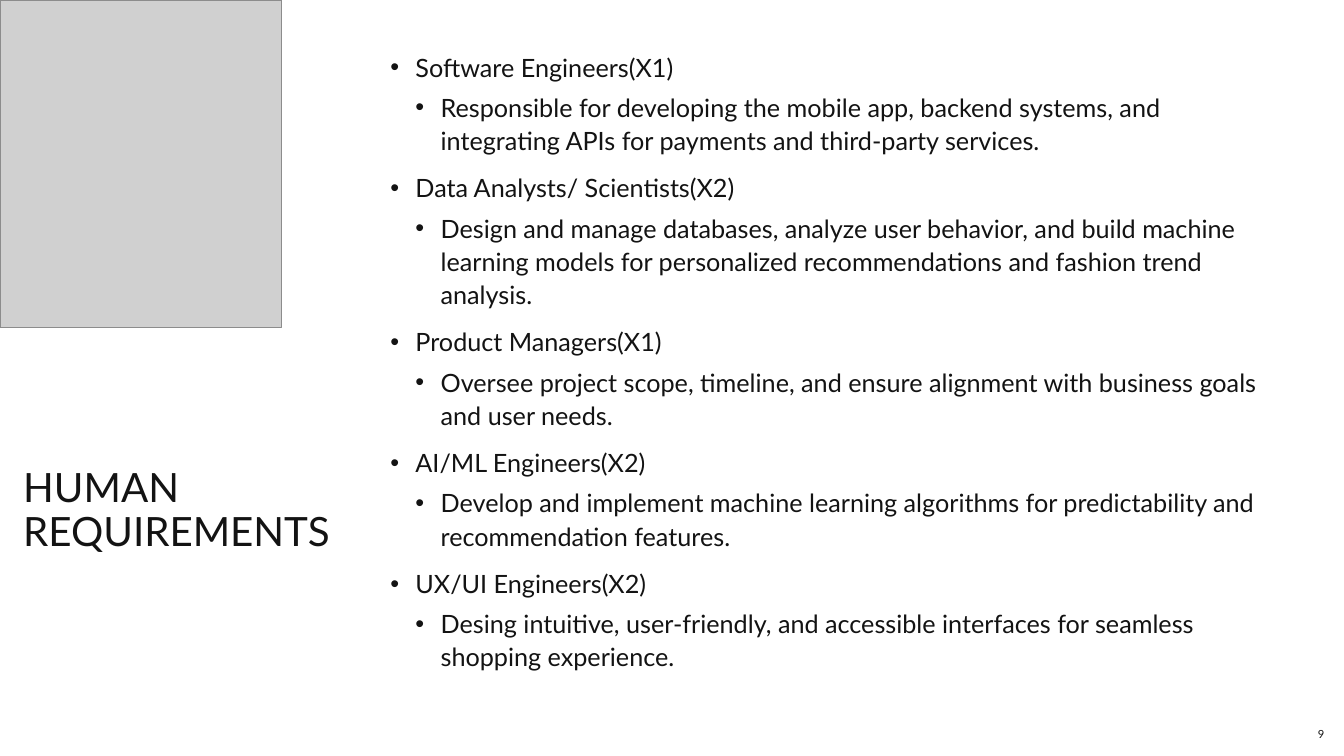
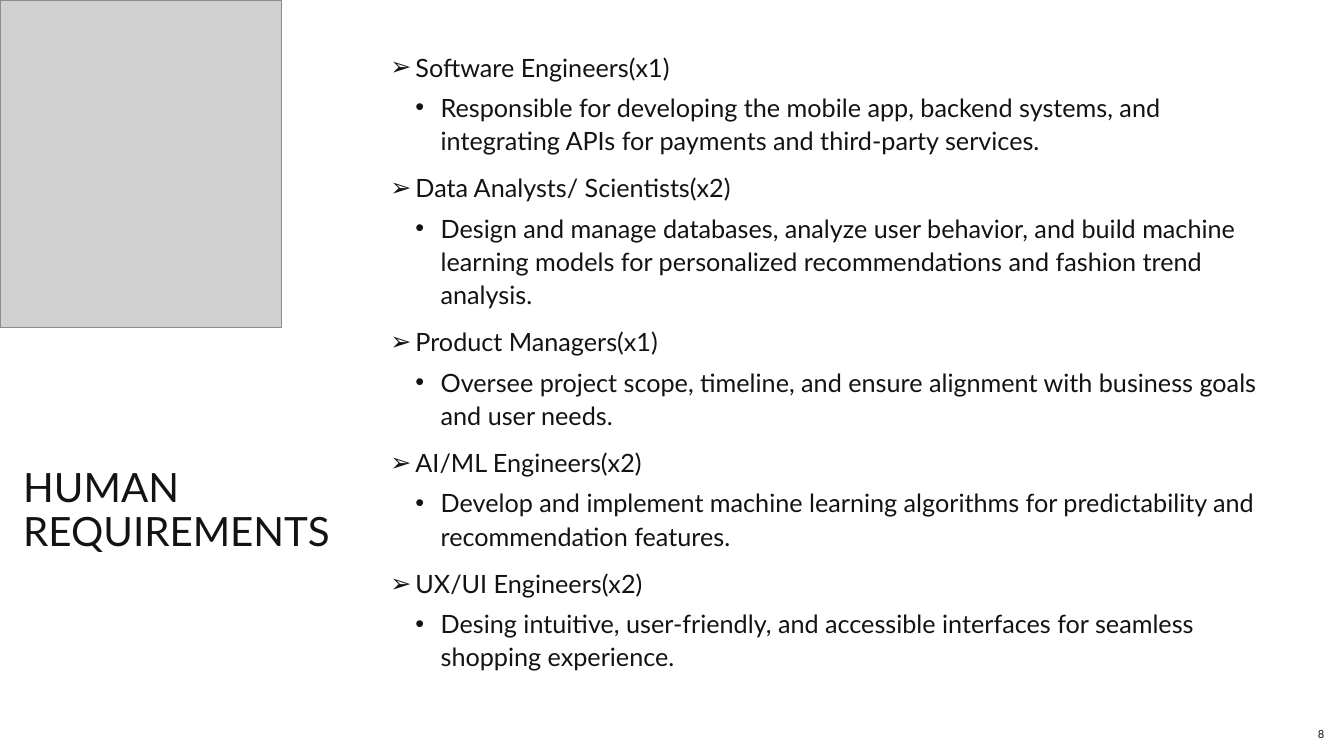
Before and after one commit to pajeeokoth/fashion-insta, a slide deck: slide 8 of Fashion-insta.pptx (slide 9 before the commit). Drawn at 1344x756 pixels with LibreOffice and Linux fonts; fonts in the diff are those of the drawing; grey boxes stand for pictures. Boxes give left, top, right and bottom in pixels: in the first picture for what was removed or moved away, otherwise in the second. Text is boxed around its words. In the diff, an @@ line names an element or a change of style, - is before the commit and + after.

```diff
--- a/Fashion-insta.pptx
+++ b/Fashion-insta.pptx
@@ text at [415, 57, 670, 81]: text changed @@
-• Software Engineers(X1)
+➢ Software Engineers(x1)
@@ text at [415, 177, 731, 202]: text changed @@
-• Data Analysts/ Scientists(X2)
+➢ Data Analysts/ Scientists(x2)
@@ text at [415, 331, 658, 356]: text changed @@
-• Product Managers(X1)
+➢ Product Managers(x1)
@@ text at [415, 452, 642, 477]: text changed @@
-• AI/ML Engineers(X2)
+➢ AI/ML Engineers(x2)
@@ text at [415, 573, 643, 597]: text changed @@
-• UX/UI Engineers(X2)
+➢ UX/UI Engineers(x2)
@@ page number at [1318, 730, 1324, 738]: text changed @@
-9
+8
```
Also in this commit, not shown: 18 other slides changed, 4 slides added, 6 slides removed, 1 other file.
